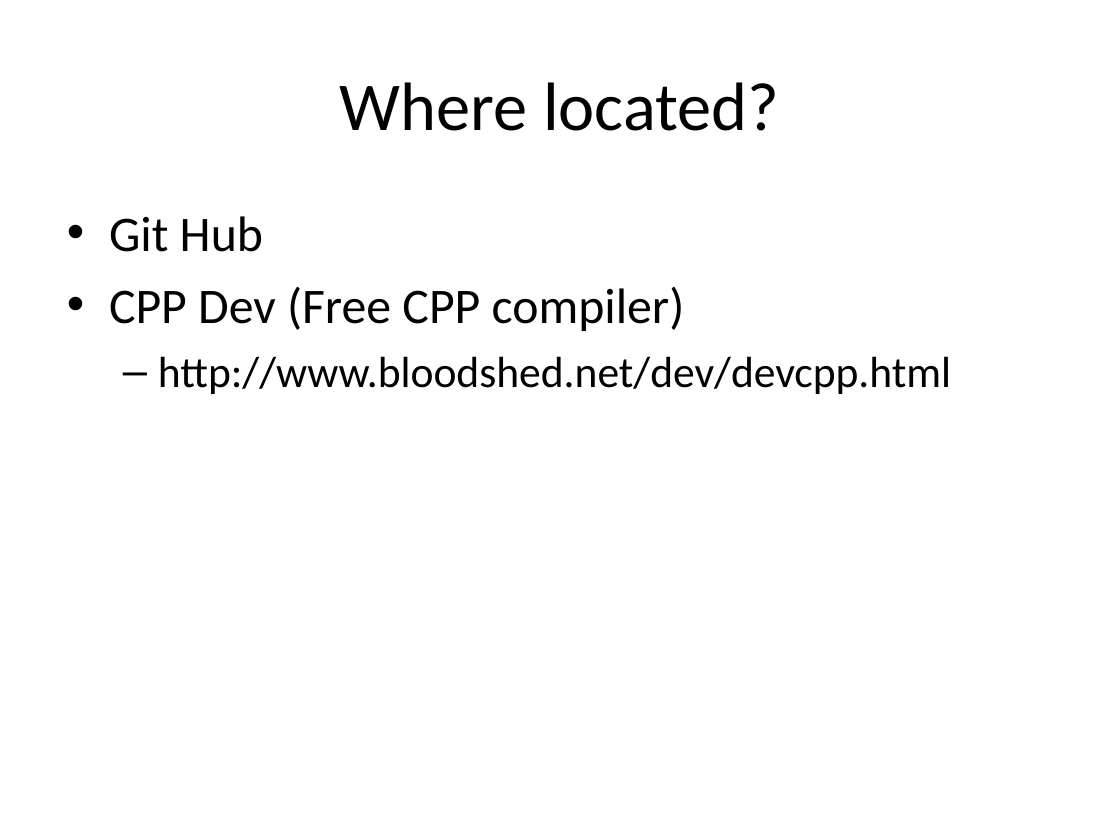
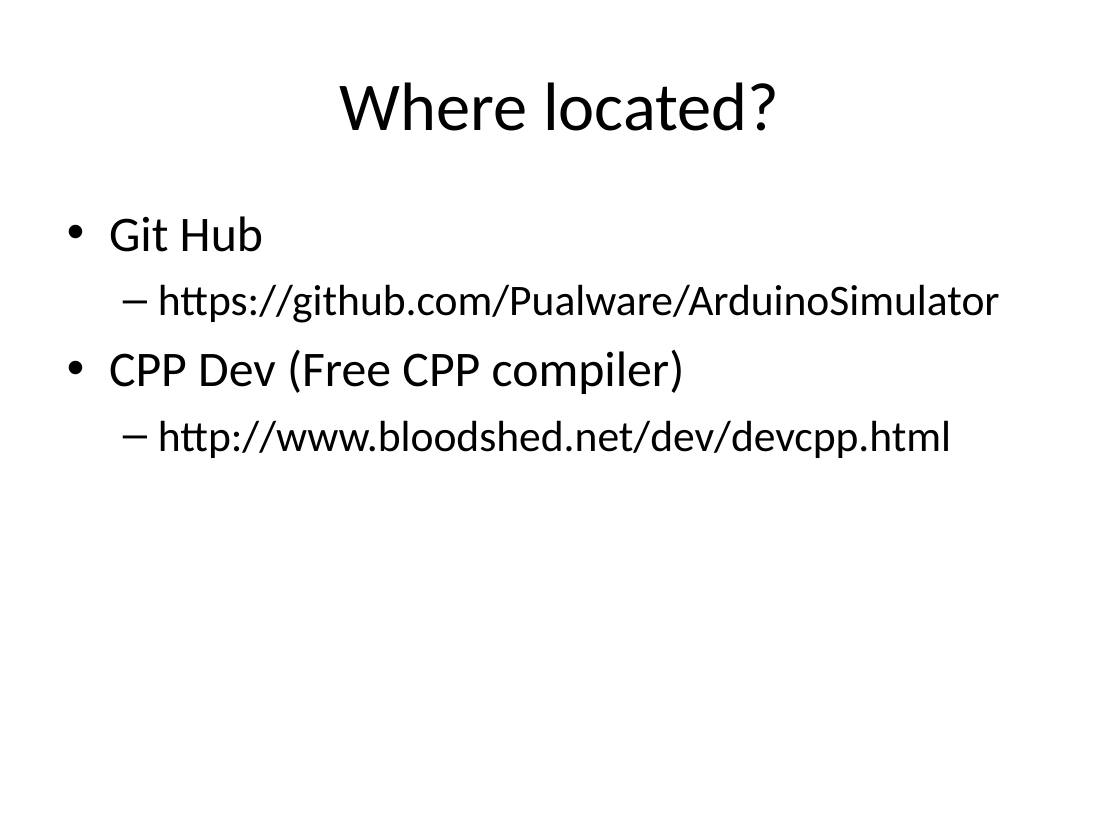
Before and after one commit to Paulware/ArduinoSimulator, a slide deck: slide 3 of Windows Arduino Simulator.ppt. Drawn at 1120x840 pixels with LibreOffice and Linux fonts; fonts in the diff are those of the drawing. Boxes give left, top, right and bottom in pixels: in the first picture for what was removed or moved away, otherwise in the second. Text is boxed around its words. In the diff, an @@ line names an element or a change of style, - is before the commit and + after.

```diff
--- a/Windows Arduino Simulator.ppt
+++ b/Windows Arduino Simulator.ppt
@@ text at box(158, 284, 1000, 323): paragraph added @@
+  – https://github.com/Pualware/ArduinoSimulator
```
Also in this commit, not shown: 3 other slides changed, 34 other files.
